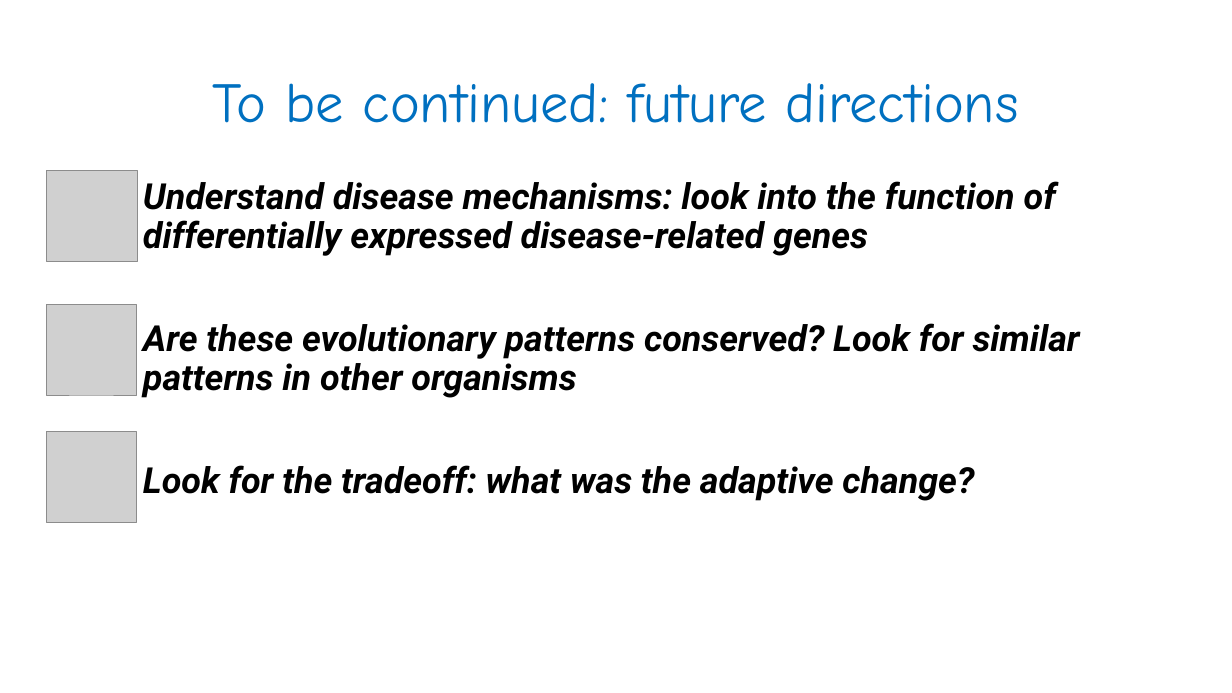
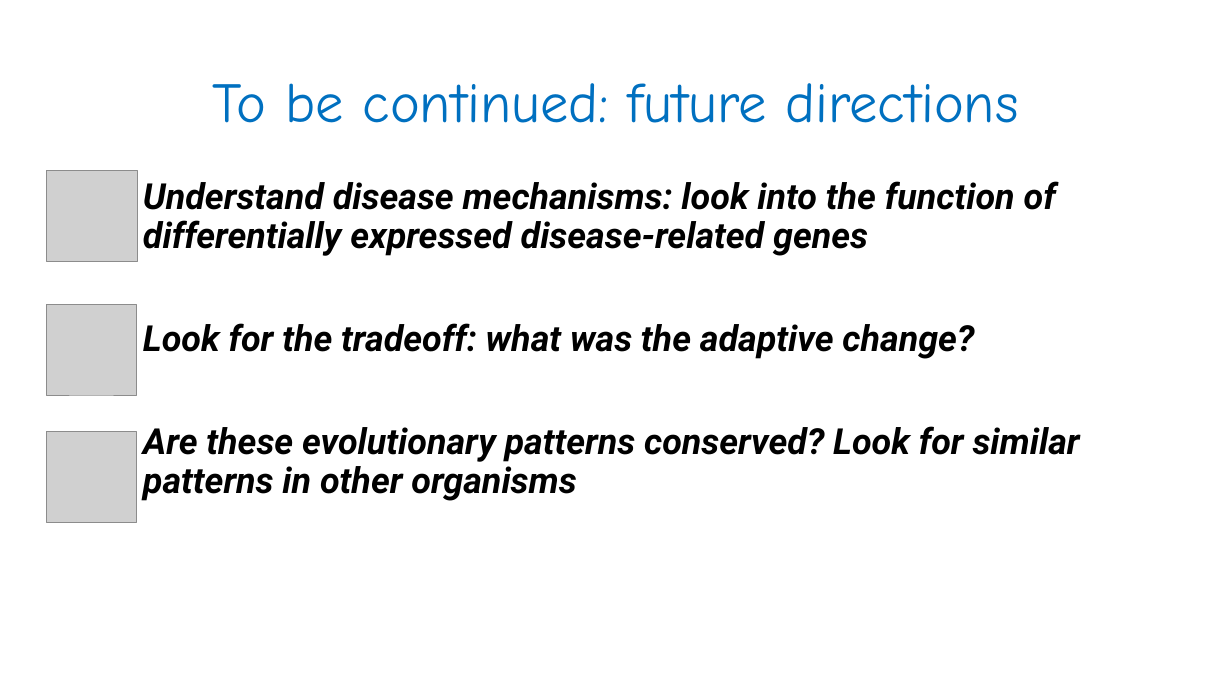
Before and after one commit to GilSasson1/DS_Project_WIS, a slide deck: slide 19 of presentation_git_backup.pptx. Drawn at 1232x693 pixels with LibreOffice and Linux fonts; fonts in the diff are those of the drawing; grey boxes stand for pictures. Boxes give left, top, right and bottom in pixels: in the first picture for what was removed or moved away, otherwise in the second. Text is boxed around its words. In the diff, an @@ line names an element or a change of style, - is before the commit and + after.

```diff
--- a/presentation_git_backup.pptx
+++ b/presentation_git_backup.pptx
@@ text at (143, 323, 974, 359): paragraph added @@
+• Look for the tradeoff: what was the adaptive change?
@@ text at (143, 465, 974, 501): paragraph removed @@
-• Look for the tradeoff: what was the adaptive change?
```
Also in this commit, not shown: 2 other slides changed.
